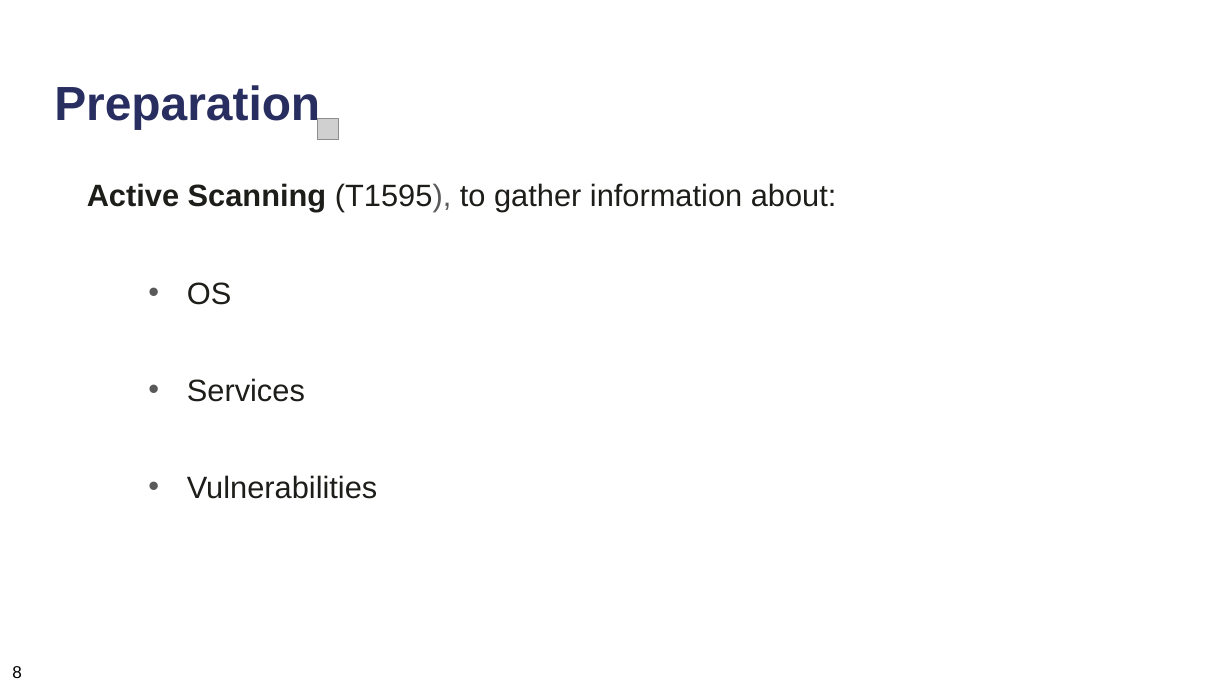
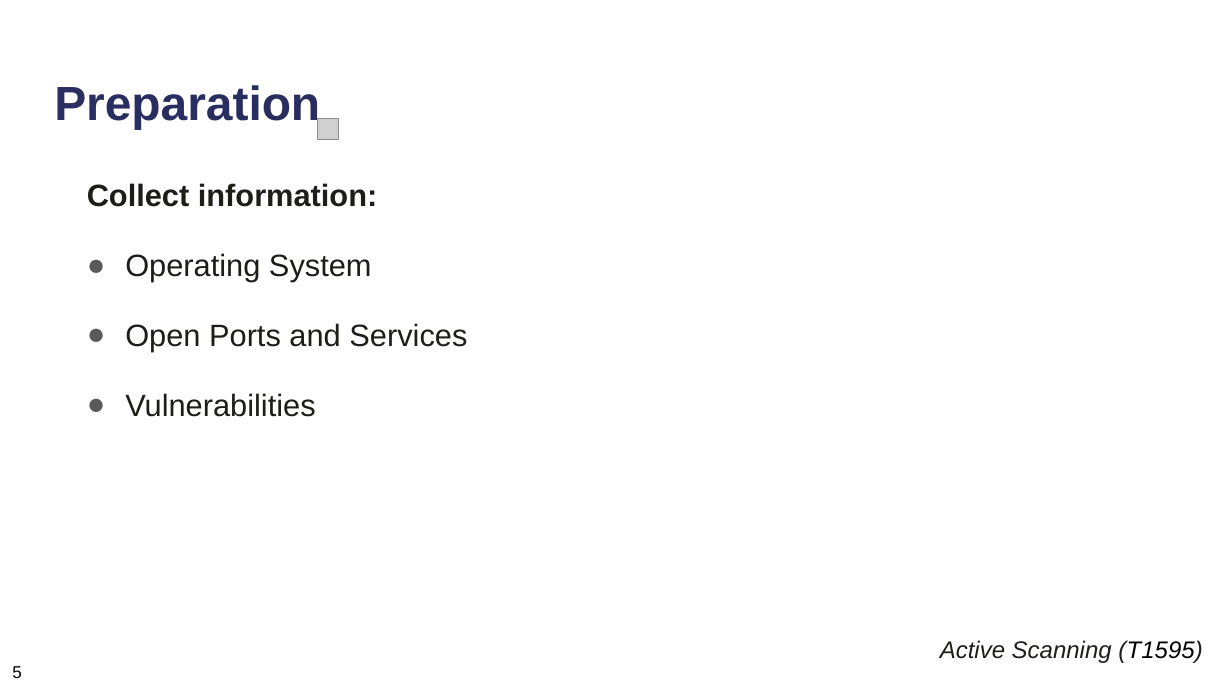
Before and after one commit to neubert-simon/auv-final-report, a slide deck: slide 9 of Final Presentation/ICS_Praesentationsfolien.pptx (slide 10 before the commit). Drawn at 1232x693 pixels with LibreOffice and Linux fonts; fonts in the diff are those of the drawing; grey boxes stand for pictures. Boxes give left, top, right and bottom in pixels: in the first picture for what was removed or moved away, otherwise in the second. Text is boxed around its words. In the diff, an @@ line names an element or a change of style, - is before the commit and + after.

Commit message:
Updated presentation

```diff
--- a/Final Presentation/ICS_Praesentationsfolien.pptx
+++ b/Final Presentation/ICS_Praesentationsfolien.pptx
@@ text at box(87, 183, 467, 352): text changed @@
-Active Scanning (T1595), to gather information about:
-  • OS
-  • Services
+Collect information:
+● Operating System
+● Open Ports and Services
@@ text at box(125, 393, 315, 417): bullet • to ●; list level 2 to 1 in "Vulnerabilities" @@
@@ text added at box(940, 640, 1202, 663), 14 pt, text #1D1D1A, italic @@
+Active Scanning (T1595)
@@ text at box(12, 666, 22, 678): text changed @@
-8
+5
```
Also in this commit, not shown: 58 other slides changed, 1 slide removed, 5 other files.
